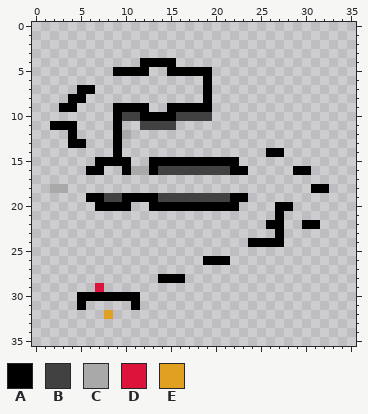
Two versions of one pixel-art sprite, AridArnold/Content/Campaigns/MainCampaign/Levels/0206.png. This is how it looked before the edit.
The file is 36x36 pixels. Colours within 5 levels of each other are drawn and written as one.
Palette (. is transparent): A #000000  B #404040fd  C #a9a9a9fd  D #dc143c  E #e0a021
Pixels before, first column x 2:
 4 ..........AAAA.................
 5 .......AAAA..AAAAA.............
 6 .................A.............
 7 ...AA............A.............
 8 ..AA.............A.............
 9 .AA....AAAA..AAAAA.............
10 .......ABBAAAABBBB.............
11 AAA....A..BBBB.................
12 ..A....AC......................
13 ..AA...A.......................
14 .......A................AA.....
15 .....AAAA..AAAAAAAAAA..........
16 ....AA..ACCABBBBBBBBAA.....AA..
17 ...............................
18 CC...........................AA
19 ....AABBAAAABBBBBBBBAA.........
20 .....AAAA..AAAAAAAAAA....AA....
21 .........................A.....
22 ........................AA..AA.
23 .........................A.....
24 ......................AAAA.....
25 ...............................
26 .................AAA...........
27 ...............................
28 ............AAA................
29 .....D.........................
30 ...AAAAAAA.....................
31 ...A.....A.....................
32 ......E........................
New version:
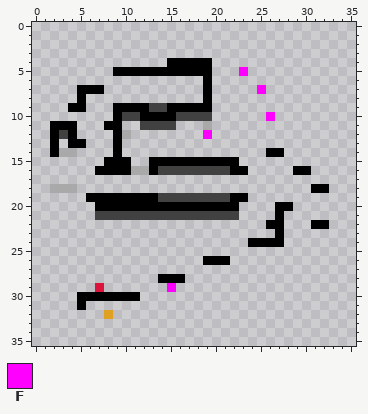
Colours new in this view: F #fe00fe
Edits made:
y 4: x 12..14 AAA -> ...; x 16..19 .... -> AAAA
y 5: x 13..14 .. -> AA; x 23 . -> F
y 7: x 7 . -> A; x 25 . -> F
y 8: x 4 A -> .
y 9: x 3 A -> .; x 5 . -> A; x 13..14 .. -> BB
y 10: x 26 . -> F
y 11: x 8 . -> A; x 19 . -> C
y 12: x 2..3 .. -> AB; x 19 . -> F
y 13: x 2 . -> A
y 14: x 2..4 ... -> ACC
y 15: x 7 A -> .
y 16: x 6 A -> .; x 8..9 .. -> AA
y 18: x 4 . -> C
y 19: x 8..9 BB -> AA
y 20: x 11..12 .. -> AA
y 21: x 7..22 ................ -> BBBBBBBBBBBBBBBB
y 22: x 30 A -> .; x 32 . -> A
y 29: x 15 . -> F
y 31: x 11 A -> .
Where, in picture pixels (left, top, right, bottom), the same in both pictures:
changed: (50, 58, 275, 220)
changed: (302, 220, 329, 229)
added: (167, 283, 176, 292)
erased: (131, 301, 140, 310)
